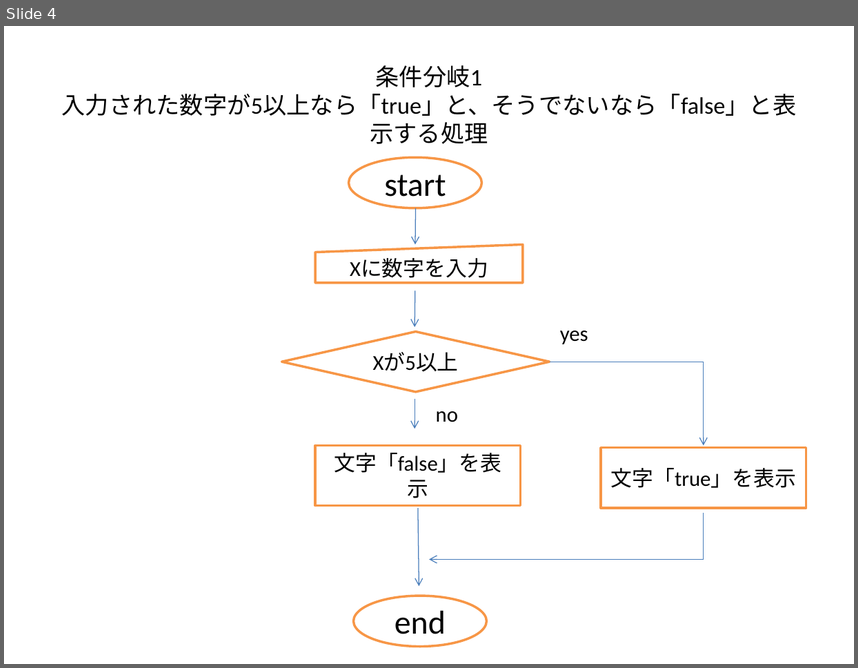
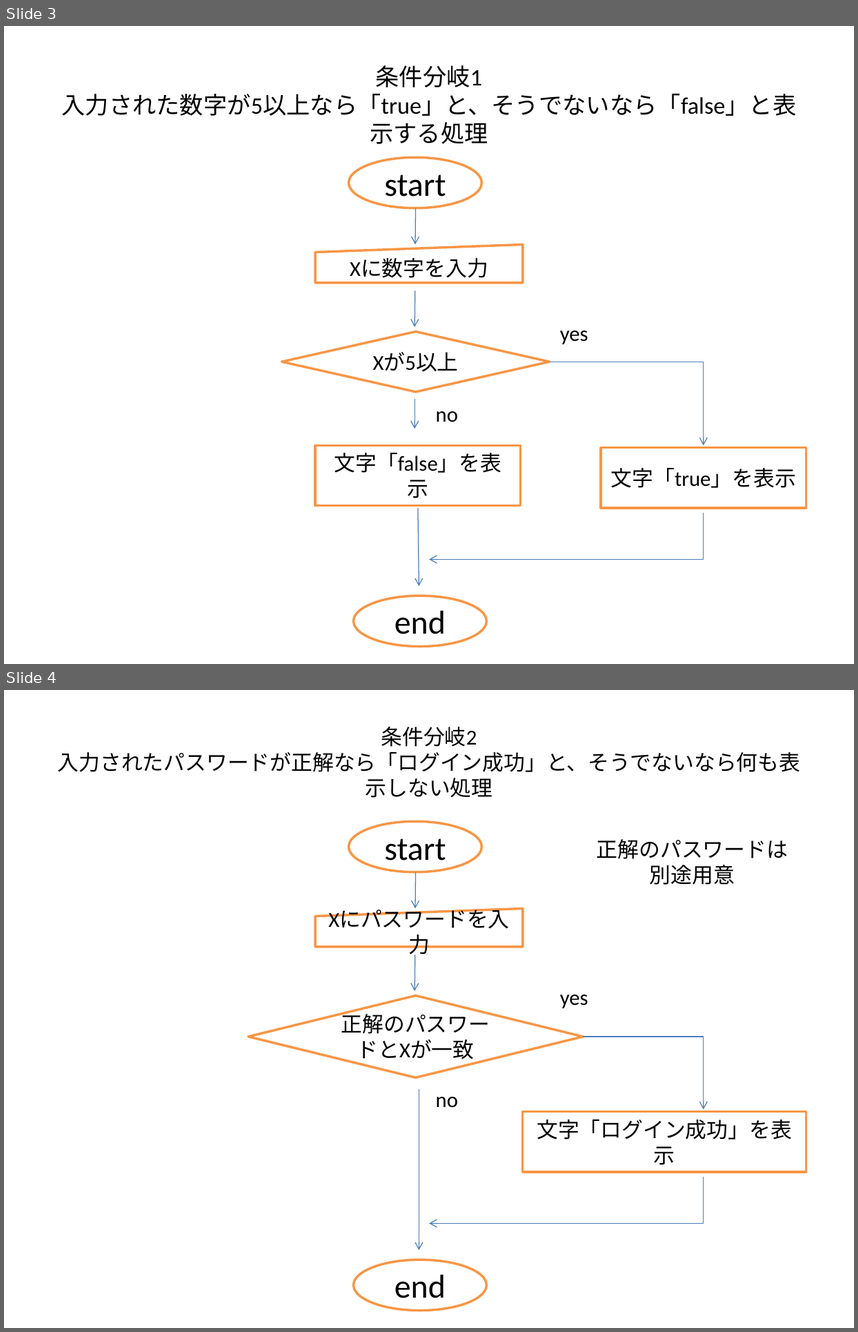
Before and after one commit to kg1camp/camp, a slide deck: CampChallenge_PHP/000.座学/kadai.pptx. Shown one above the other, each under a label of ours: slide 4 before the commit, slides 3 and 4 after it. The pictures are 858x668 and 858x1332 pixels, drawn with LibreOffice and Linux fonts; fonts in the diff are those of the drawing. Boxes give left, top, right and bottom in pixels: in the first picture for what was removed or moved away, otherwise in the second. Text is boxed around its words. In the diff, an @@ line names an element or a change of style, - is before the commit and + after.

```diff
--- a/CampChallenge_PHP/000.座学/kadai.pptx
+++ b/CampChallenge_PHP/000.座学/kadai.pptx
@@ slide 4 added at (4,690,854,1328), background #FFFFFF @@
@@ title added at (58,727,801,798), 18 pt, text #000000 @@
+条件分岐2
+入力されたパスワードが正解なら「ログイン成功」と、そうでないなら何も表示しない処理
@@ ellipse added at (349,822,483,873), fill #FFFFFF, outline #F79646 2 pt, 28 pt, text #000000 @@
+start
@@ text added at (597,839,788,885), 18 pt, text #000000 @@
+正解のパスワードは
+別途用意
@@ arrow added from (415, 872) to (415, 909), #4B7EBC 0.75 pt @@
@@ flow chart manual input added at (315,909,523,947), fill #FFFFFF, outline #F79646 2 pt, 18 pt, text #000000 @@
+Xにパスワードを入力
@@ arrow added from (415, 954) to (415, 991), #4B7EBC 0.75 pt @@
@@ diamond added at (248,995,583,1077), fill #FFFFFF, outline #F79646 2 pt, 18 pt, text #000000 @@
+正解のパスワードとXが一致
@@ text added at (560,994,588,1008), 18 pt, text #000000 @@
+yes
@@ line added from (583, 1036) to (704, 1036), #4B7EBC 0.75 pt @@
@@ arrow added from (704, 1036) to (704, 1109), #4B7EBC 0.75 pt @@
@@ arrow added from (419, 1089) to (419, 1250), #4B7EBC 0.75 pt @@
@@ text added at (436,1096,458,1107), 18 pt, text #000000 @@
+no
@@ rectangle added at (523,1112,806,1172), fill #FFFFFF, outline #F79646 2 pt, 18 pt, text #000000 @@
+文字「ログイン成功」を表示
@@ line added from (704, 1177) to (704, 1223), #4B7EBC 0.75 pt @@
@@ arrow added from (704, 1223) to (429, 1223), #4B7EBC 0.75 pt @@
@@ ellipse added at (353,1259,487,1310), fill #FFFFFF, outline #F79646 2 pt, 28 pt, text #000000 @@
+end
@@ what was slide 4 is now slide 3 @@
```
Also in this commit, not shown: 7 other slides added, 1 slide removed, 1 other file.
